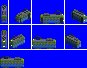
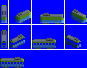
Layered file, before and after one edit (87 × 68). Changes by layer:
hid "panto" over [1, 4, 85, 59]
hid "doors" over [20, 13, 83, 23]
painted on "2cc" over [0, 5, 87, 64]
